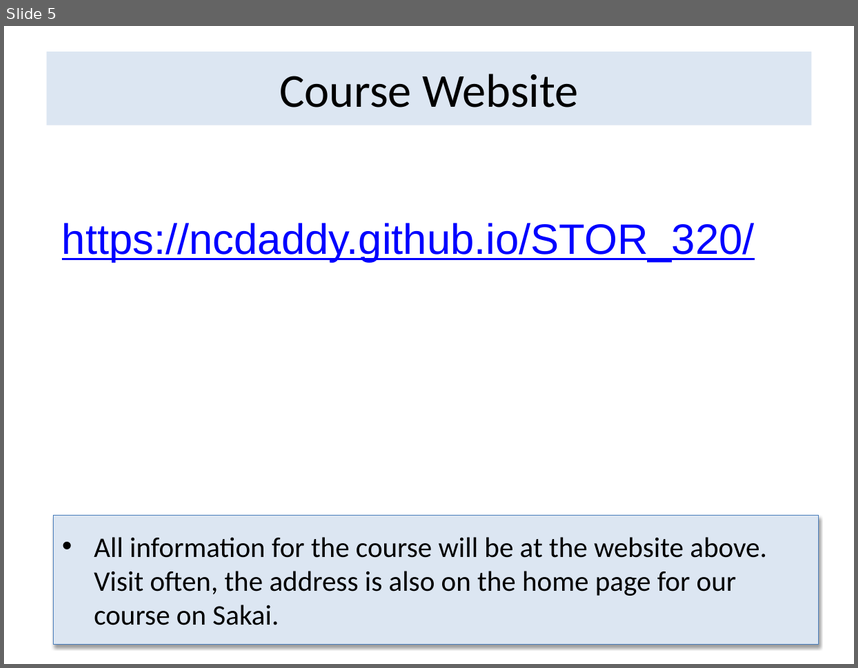
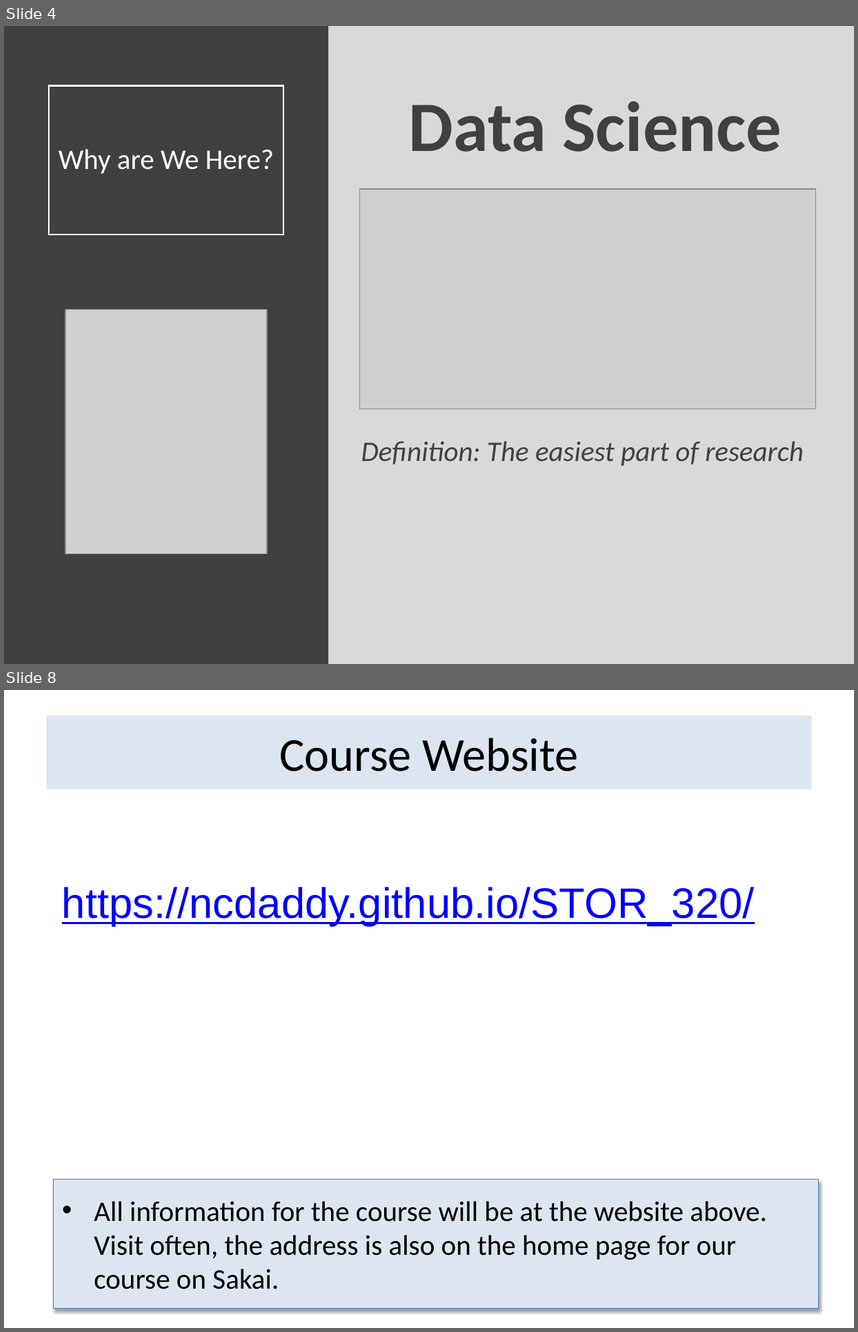
Before and after one commit to Yixf-Self/STOR320_WEBSITE, a slide deck: Lectures/Lecture 1/STOR 320 Lecture 1.pptx. Shown one above the other, each under a label of ours: slide 5 before the commit, slides 4 and 8 after it; the slides between them are not shown. The pictures are 858x668 and 858x1332 pixels, drawn with LibreOffice and Linux fonts; fonts in the diff are those of the drawing; grey boxes stand for pictures. Boxes give left, top, right and bottom in pixels: in the first picture for what was removed or moved away, otherwise in the second. Text is boxed around its words. In the diff, an @@ line names an element or a change of style, - is before the commit and + after.

```diff
--- a/Lectures/Lecture 1/STOR 320 Lecture 1.pptx
+++ b/Lectures/Lecture 1/STOR 320 Lecture 1.pptx
@@ slide 4 added at (4, 26, 854, 664), background #D9D9D9 @@
@@ rectangle added at (4, 26, 329, 664), fill #404040 @@
@@ title added at (49, 85, 283, 234), outline #FFFFFF 1.5 pt, 24 pt, text #FFFFFF @@
+Why are We Here?
@@ text added at (409, 101, 782, 152), 60 pt, text #404040, bold @@
+Data Science
@@ picture added at (359, 190, 815, 408) @@
@@ picture added at (65, 309, 267, 553) @@
@@ text added at (361, 441, 804, 466), 24 pt, text #404040, italic @@
+Definition: The easiest part of research
@@ what was slide 5 is now slide 8 @@
```
Also in this commit, not shown: 1 slide changed, 5 other slides added, 3 slides removed, 1 other file.
